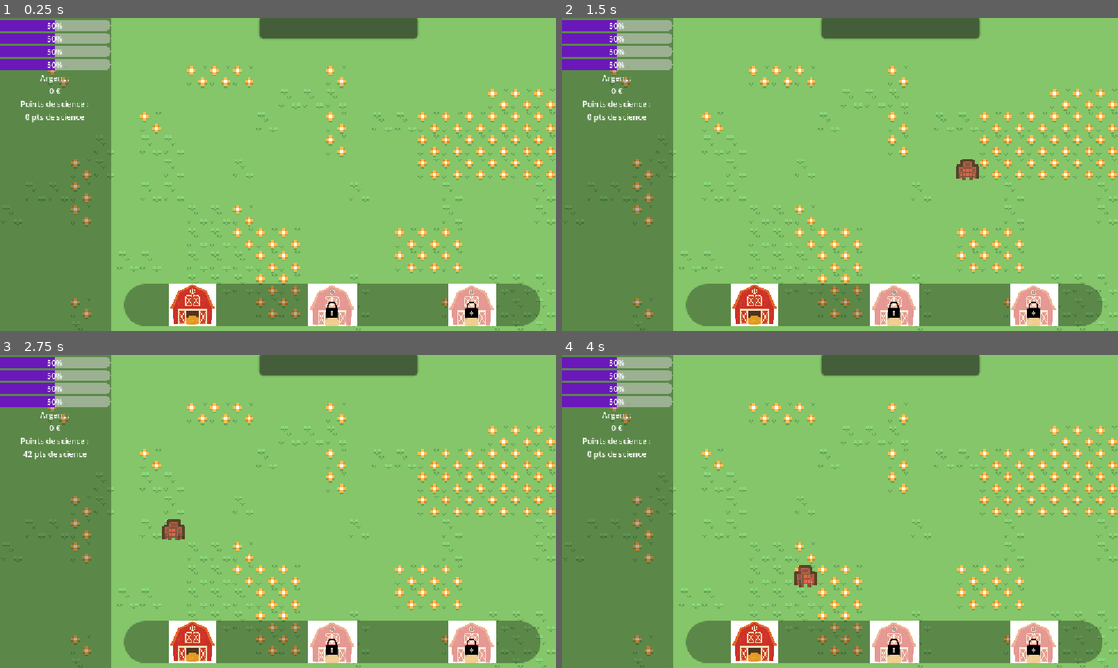
Above: before the commit, frames 1-4 (two rows, left to right).
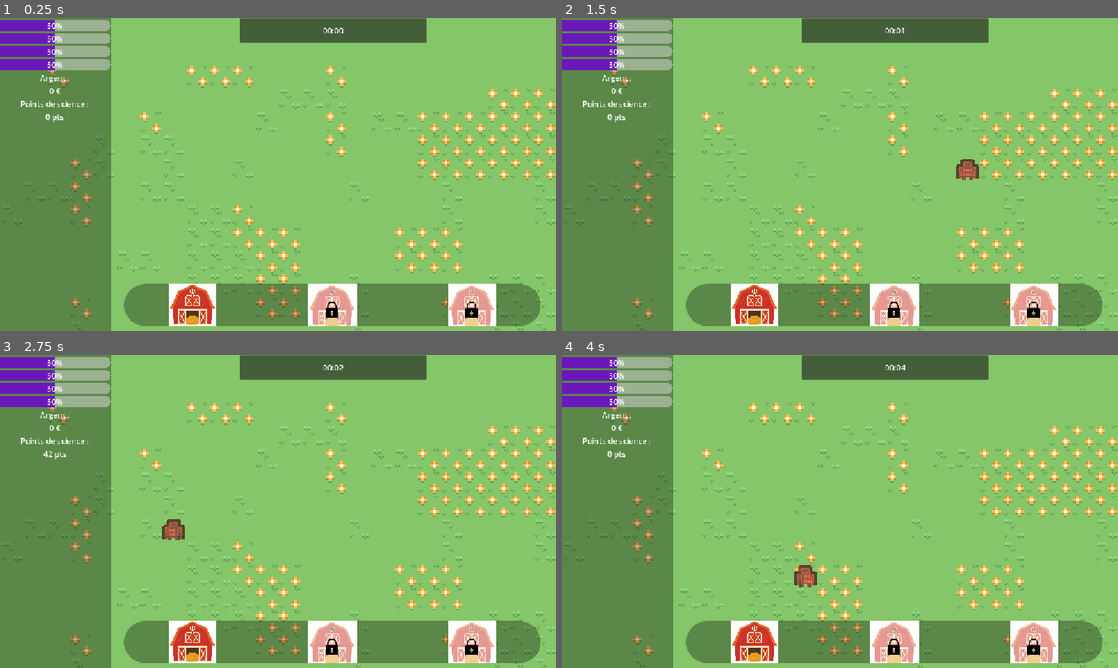
Above: after the commit, the same moments.

Repository: EthanAymeric/UniverCity
Game: Godot game, scene res://Scenes/scene1.tscn
Two runs of this game, one before a commit and one after it. Both use one fixed random seed, a clock stepped at 60 frames per second and the inputs below.
Inputs (mouse positions are in pixels of both pictures, inside the frame that each line leads up to):
- Up to frame 1 (0.25 s): no input
- Up to frame 2 (1.5 s): click (756, 305) at 0.5 s; tap Enter at 1.25 s; move the mouse to (962, 158) at 1.27 s; hold D from 1.28 s (still down); hold Shift from 1.28 s (still down); click (962, 158) at 1.42 s
- Up to frame 3 (2.75 s): tap Space at 2 s; move the mouse to (166, 527) at 2.02 s; release D at 2.03 s; release Shift at 2.03 s; hold S from 2.03 s (still down); tap Z at 2.1 s
- Up to frame 4 (4 s): move the mouse to (895, 442) at 2.77 s; release S at 2.78 s; hold Shift 2.78-3.53 s; hold D from 2.78 s (still down); move the mouse to (812, 574) at 3.52 s; tap Z at 3.6 s; click (812, 574) at 3.67 s

The runs differ from the first frame. In frame 1, 1.1% of the frame differs, in the area x 4-77%, y 0-34%; in frame 2, 1.1%; in frame 3, 1.1%; in frame 4, 1.1%.

Commit message:
feat : ajout d'un timer - gagne des points de science en fonction des bâtiments que le joueur place

Diff:
--- a/un-jeu/Scenes/scene1.tscn
+++ b/un-jeu/Scenes/scene1.tscn
@@ -719,11 +719,13 @@
 horizontal_alignment = 1
 
 [node name="Argent" type="Label" parent="CanvasLayer/PanneauGauche/VBoxContainer/Ressources" unique_id=263076682]
+custom_minimum_size = Vector2(100, 0)
 layout_mode = 2
 text = "1 000 000 €"
 label_settings = SubResource("LabelSettings_1mf5u")
 horizontal_alignment = 1
 vertical_alignment = 1
+autowrap_mode = 2
 
 [node name="DescScience" type="Label" parent="CanvasLayer/PanneauGauche/VBoxContainer/Ressources" unique_id=423598108]
 layout_mode = 2
@@ -774,8 +776,15 @@
 ignore_texture_size = true
 stretch_mode = 5
 
-[node name="PanneauTimer" type="PanelContainer" parent="." unique_id=14508089]
-offset_left = 179.33334
-offset_top = -0.6666667
-offset_right = 289.0
-offset_bottom = 14.666667
+[node name="PanneauTimer" type="PanelContainer" parent="CanvasLayer" unique_id=14508089]
+offset_left = 497.0
+offset_top = 1.0
+offset_right = 884.0
+offset_bottom = 51.0
+
+[node name="TimerLive" type="Label" parent="CanvasLayer/PanneauTimer" unique_id=1662757551]
+layout_mode = 2
+horizontal_alignment = 1
+
+[node name="WorldTimer" type="Timer" parent="." unique_id=573023174]
+autostart = true
--- a/un-jeu/Scripts/game_manager.gd
+++ b/un-jeu/Scripts/game_manager.gd
@@ -10,11 +10,20 @@
 @onready var money: Label = $CanvasLayer/PanneauGauche/VBoxContainer/Ressources/Argent
 @onready var science: Label = $CanvasLayer/PanneauGauche/VBoxContainer/Ressources/Science
 
+## Timer
+# Label du timer qui affiche le temps à chaque fois
+@onready var timer_live: Label = $CanvasLayer/PanneauTimer/TimerLive
+# WorldTimer
+@onready var world_timer: Timer = $WorldTimer
+# Compteur de secondes du jeu
+var game_seconds: int = 0
+var science_par_batiment: int = 10
+
 ## Scène de bâtiment par défaut
 @export var farm_scene: PackedScene = preload("res://Scenes/Building.tscn")
 
 ## Coût de placement d'un bâtiment
-@export var building_cost: int = 100
+var building_cost: int = 100
 
 ## Variables d'état du placement
 var is_placing: bool = false
@@ -41,6 +50,10 @@
 	show_money()
 
 	show_science()
+
+	# Connexion automatique du signal timeout du Timer
+	world_timer.timeout.connect(_on_worldtimer_timeout)
+	run_worldtimer()
 
 
 func _process(_delta: float) -> void:
@@ -189,7 +202,7 @@
 
 ### Gestion/Affichage des points de science gagnés
 func show_science():
-	science.text = str(score_science) + " pts de science"
+	science.text = str(score_science) + " pts"
 
 func add_science(score):
 	score_science += score
@@ -200,6 +213,40 @@
 		score_science = 0
 	else:
 		score_science -= score
+
+## Gestion du WorldTimer
+func run_worldtimer():
+	update_timer_display()
+
+func _on_worldtimer_timeout() -> void:
+	game_seconds += 1
+	update_timer_display()
+
+	# Récupérer tous les bâtiments uniques placés sur la carte
+	var unique_buildings = []
+	for cell in occupied_cells:
+		var bld = occupied_cells[cell]
+		if not unique_buildings.has(bld):
+			unique_buildings.append(bld)
+
+	# Ajouter 'science_par_batiment' point de science par bâtiment unique
+	var science_gain = unique_buildings.size() * science_par_batiment
+	if science_gain > 0:
+		add_science(science_gain)
+		show_science()
+
+func update_timer_display():
+	var minutes = game_seconds / 60
+	var seconds = game_seconds % 60
+	# Formate automatiquement pour obtenir "MM:SS" (ex: 03:09 au lieu de 3:9)
+	timer_live.text = "%02d:%02d" % [minutes, seconds]
+
+func pause_worldtimer():
+	print("stop")
+
+func resume_worldtimer():
+	print("go")
+
 
 ## DEBUG TOOLS
 # Augmente l'argent gagné de 1 en appuyant sur la touche espace et l'affiche
